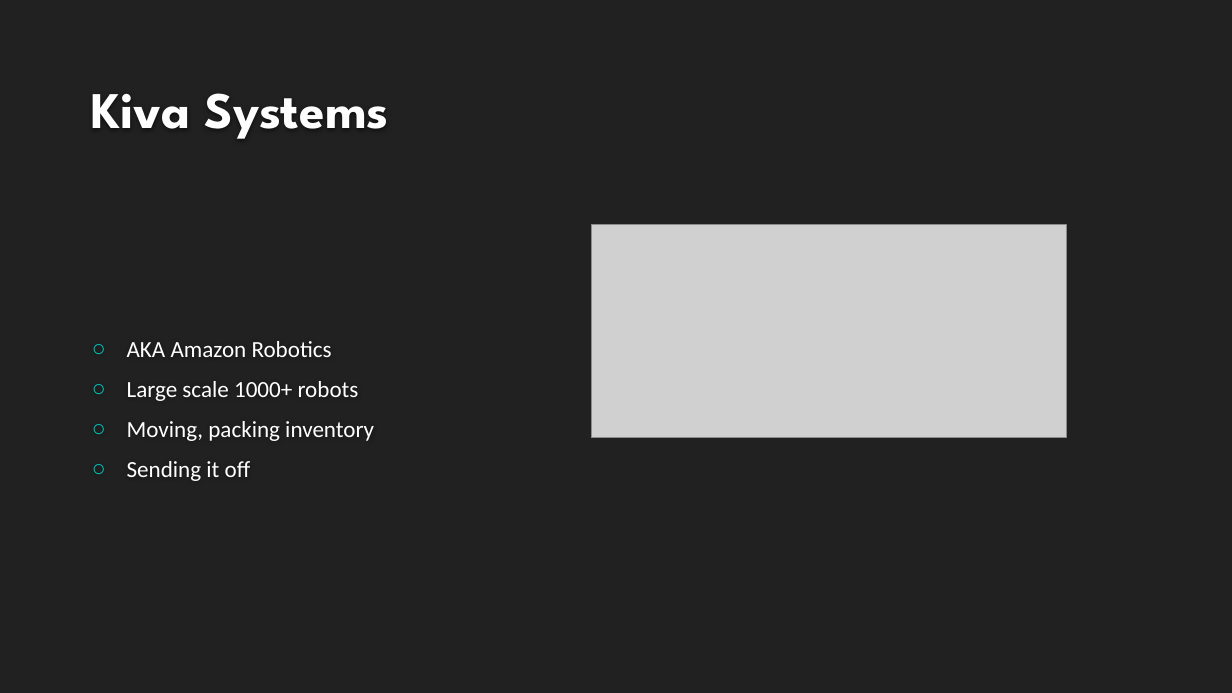
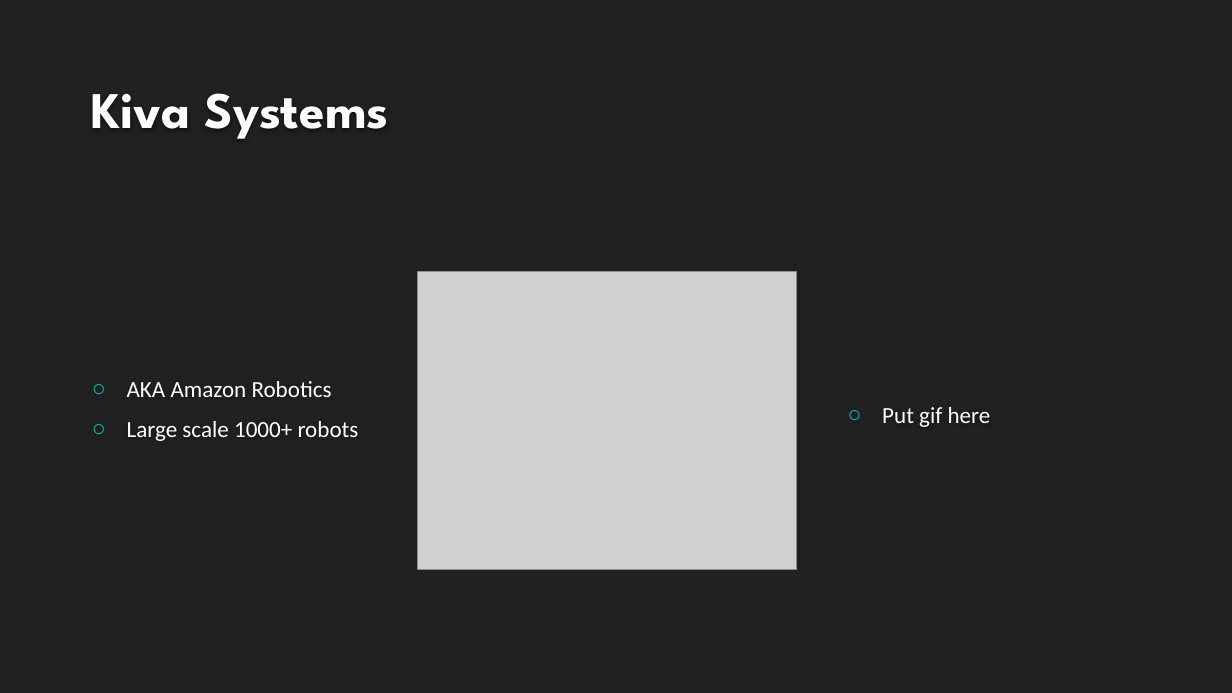
Before and after one commit to VikingDai/Honours-MAPF, a slide deck: slide 12 of Documents/Intermediate Presentation/NewPresentation.pptx. Drawn at 1232x693 pixels with LibreOffice and Linux fonts; fonts in the diff are those of the drawing; grey boxes stand for pictures; background and template pictures are left out. Boxes give left, top, right and bottom in pixels: in the first picture for what was removed or moved away, otherwise in the second. Text is boxed around its words. In the diff, an @@ line names an element or a change of style, - is before the commit and + after.

```diff
--- a/Documents/Intermediate Presentation/NewPresentation.pptx
+++ b/Documents/Intermediate Presentation/NewPresentation.pptx
@@ picture removed at (592, 225, 1067, 438) @@
@@ picture added at (418, 272, 797, 569) @@
@@ text added at (882, 407, 991, 427), 18 pt, text #FFFFFF @@
+○ Put gif here
@@ text at (127, 421, 374, 481): paragraphs removed @@
-○ Moving, packing inventory
-○ Sending it off
```
Also in this commit, not shown: 11 other slides changed, 1 slide added, 1 slide removed.
